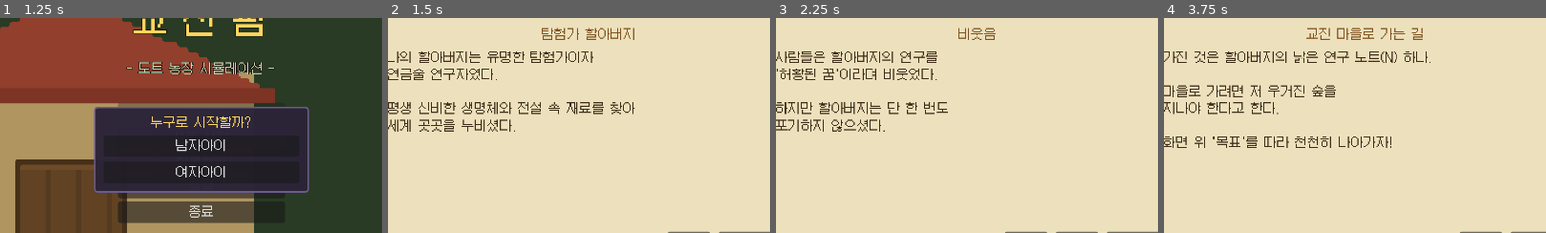
Above: before the commit, frames 1-4 (left to right).
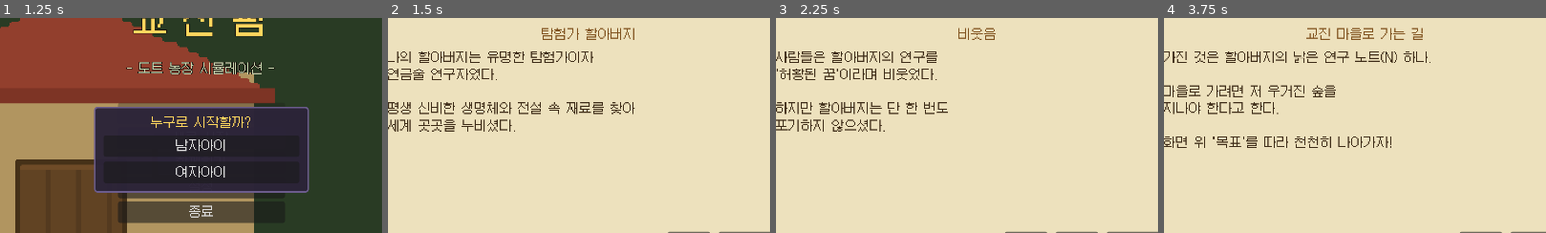
Above: after the commit, the same moments.

Repository: kyojin00/kyojingame
Game: Godot game, scene res://scenes/title.tscn
Two runs of this game, one before a commit and one after it. Both use one fixed random seed, a clock stepped at 60 frames per second and the inputs below.
Inputs:
- Up to frame 1 (1.25 s): click "새로 시작" at 0.5 s
- Up to frame 2 (1.5 s): click "새로 시작" at 1.25 s
- Up to frame 3 (2.25 s): click "다음 >" at 2 s
- Up to frame 4 (3.75 s): click "< 이전" at 2.75 s; click "건너뛰기 >>" at 3.5 s
The pictures show only the part of the screen within x 24-74%, y 17-67%; the shares and areas given below are measured in that part.

Frame 1 is identical in both runs. In frame 2, 0.2% of the frame differs, in the area x 2-48%, y 15-53%; in frame 3, 0.3%; in frame 4, 0.3%, in the area x 2-61%, y 15-61%.

Commit message:
테스트용 옷 교체 버튼 (왼쪽 상단) + 평상복 스프라이트 변환
- 평상복 초안(흰 티+반바지)을 게임 스프라이트로 변환 (체커 배경 제거,
  기존 서기와 동일한 크기/발 앵커의 128x192) -> player_casual_down_idle
- GameData.outfit (farm/casual) 추가 — 커스텀 의상 시스템의 기반
- 왼쪽 상단 「옷: 농부/평상복 (테스트)」 버튼으로 즉시 교체
- 평상복은 아직 정면 서기 1장뿐이라 걷기/옆/뒤는 농부 복장으로 표시
  (다른 방향/모션 이미지가 준비되면 같은 방식으로 확장)

Co-Authored-By: Claude Fable 5 <noreply@anthropic.com>
Claude-Session: https://claude.ai/code/session_01G16d56kTH5eNwk3gstTUwt

Diff:
--- a/game/scripts/game_data.gd
+++ b/game/scripts/game_data.gd
@@ -483,9 +483,16 @@
 	return player_tex("up_" + suffix)
 
 
+# 의상 (커스텀 시스템 초안): farm=농부 작업복 / casual=평상복
+# 평상복은 아직 정면 서기 1장뿐 — 나머지 방향/걷기는 농부 복장으로 표시된다
+var outfit := "farm"
+
+
 func player_idle_tex(dirn: String) -> String:
 	# 대기: 단일 서기 프레임. 숨쉬기는 스프라이트 세로 스케일로 연출한다 (player.gd)
 	if gender == "m" and dirn == "down":
+		if outfit == "casual":
+			return "player_casual_down_idle"
 		return "player_down_idle_0"
 	if gender == "m" and dirn == "side":
 		return "player_side_idle_0"
--- a/game/scripts/hud.gd
+++ b/game/scripts/hud.gd
@@ -54,7 +54,27 @@
 	$ClockPanel.add_theme_stylebox_override("panel", _wood_style())
 	$EnergyPanel.add_theme_stylebox_override("panel", _wood_style())
 	_build_tracker_scroll()
+	_build_outfit_button()
 	_build_hotbar()
+
+
+# (테스트용) 왼쪽 상단 옷 교체 버튼 — 커스텀 의상 시안 확인용
+var _outfit_btn: Button = null
+
+
+func _build_outfit_button() -> void:
+	_outfit_btn = Button.new()
+	_outfit_btn.position = Vector2(6, 6)
+	_outfit_btn.size = Vector2(110, 24)
+	_outfit_btn.focus_mode = Control.FOCUS_NONE
+	_outfit_btn.add_theme_font_override("font", FONT_SMALL)
+	_outfit_btn.add_theme_font_size_override("font_size", 12)
+	_outfit_btn.text = "옷: 농부 (테스트)"
+	_outfit_btn.pressed.connect(func() -> void:
+		GameData.outfit = "casual" if GameData.outfit == "farm" else "farm"
+		_outfit_btn.text = "옷: %s (테스트)" % ("평상복" if GameData.outfit == "casual" else "농부")
+		Sound.play_sfx("sfx_ui"))
+	add_child(_outfit_btn)
 
 
 # ---- 퀘스트 트래커: 픽셀아트 두루마리 ----
--- a/game/scripts/main.gd
+++ b/game/scripts/main.gd
@@ -89,7 +89,7 @@
 	"player_f_down_0", "player_f_down_1", "player_f_up_0", "player_f_up_1",
 	"player_f_side_0", "player_f_side_1",
 	"player_f_down_idle", "player_f_up_idle", "player_f_side_idle",
-	"player_side_idle_0", "player_down_idle_0",
+	"player_side_idle_0", "player_down_idle_0", "player_casual_down_idle",
 	"player_side_walk_0", "player_side_walk_1", "player_side_walk_2",
 	"player_side_walk_3", "player_side_walk_4", "player_side_walk_5",
 	"player_down_walk_0", "player_down_walk_1", "player_down_walk_2",
Binary file added: game/assets/sprites/player_casual_down_idle.png
Not shown, added: game/assets/sprites/player_casual_down_idle.png.import
